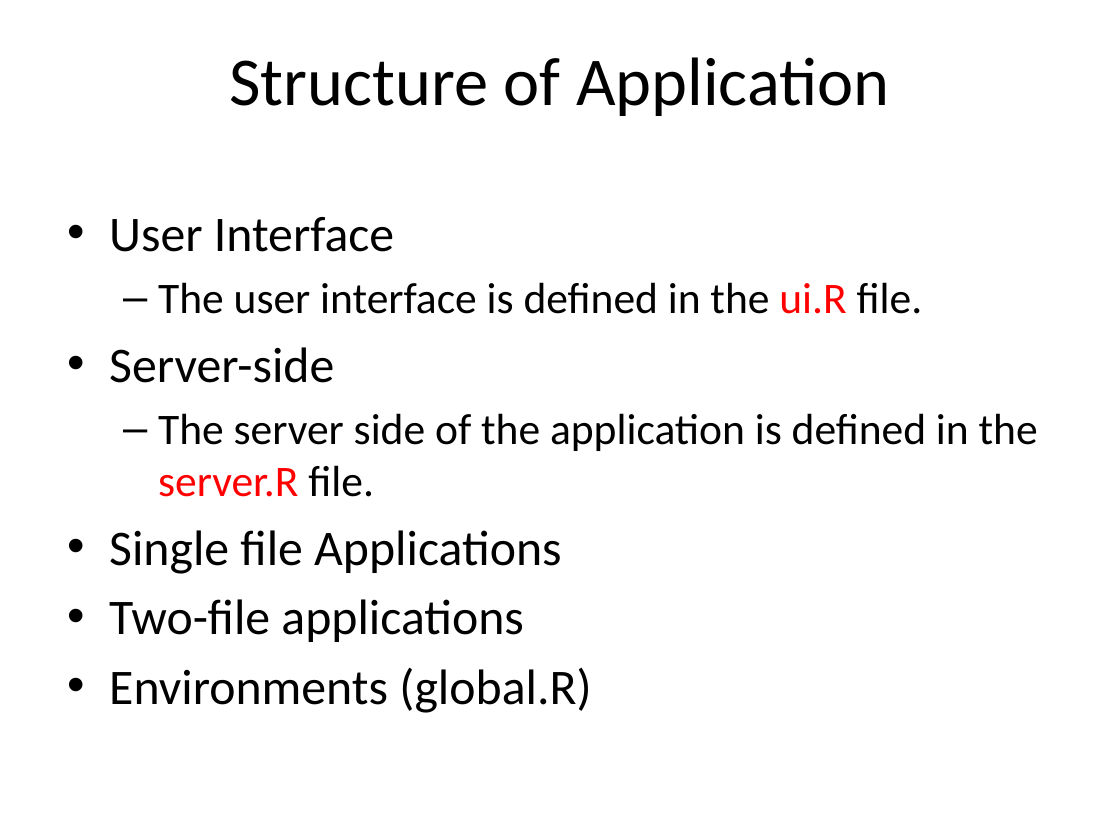
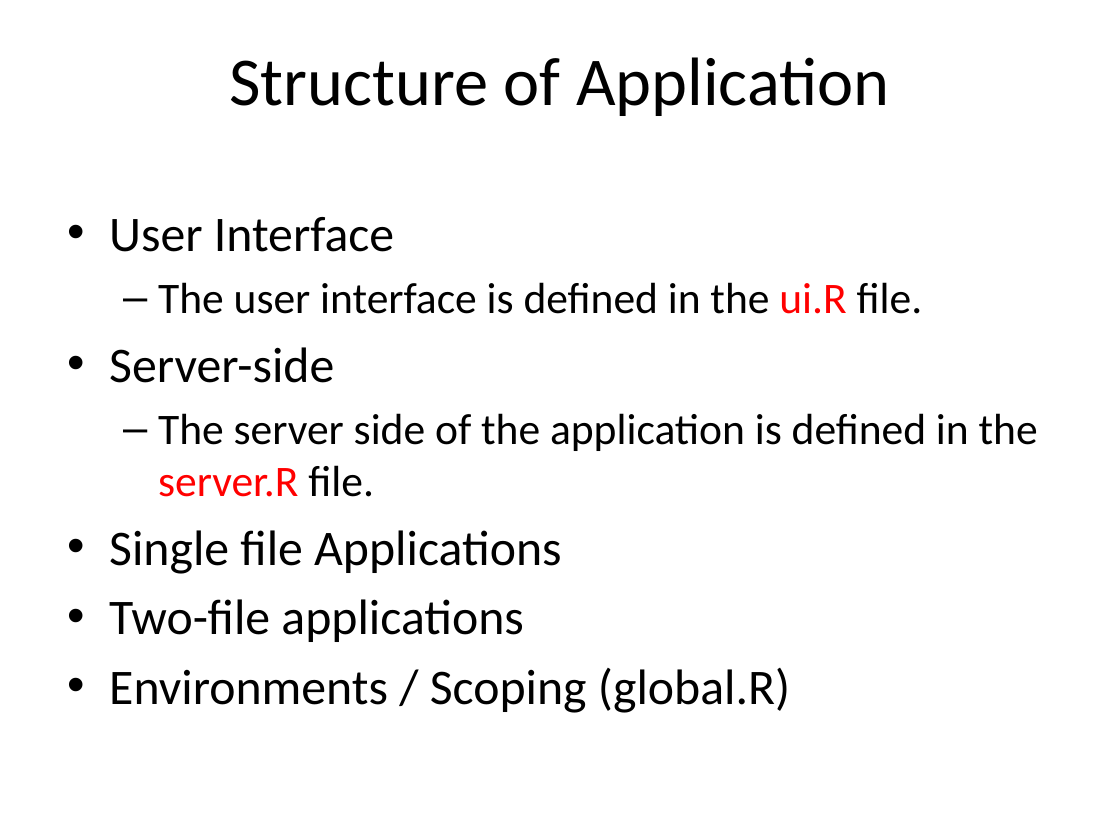
Before and after one commit to cabradbury/shiny-apps-part1, a slide deck: slide 8 of Presentation.pptx. Drawn at 1120x840 pixels with LibreOffice and Linux fonts; fonts in the diff are those of the drawing. Boxes give left, top, right and bottom in pixels: in the first picture for what was removed or moved away, otherwise in the second. Text is boxed around its words. In the diff, an @@ line names an element or a change of style, - is before the commit and + after.

```diff
--- a/Presentation.pptx
+++ b/Presentation.pptx
@@ text at [109, 668, 790, 713]: text changed @@
-• Environments (global.R)
+• Environments / Scoping (global.R)
```
Also in this commit, not shown: 3 other slides changed, 3 slides added, 2 other files.
